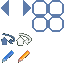
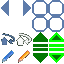
Revision of a layered w=64, h=64 image; what changed, layer by layer:
added layer "Neue Ebene" above "New Layer" over left=33, top=32, right=64, bottom=63
